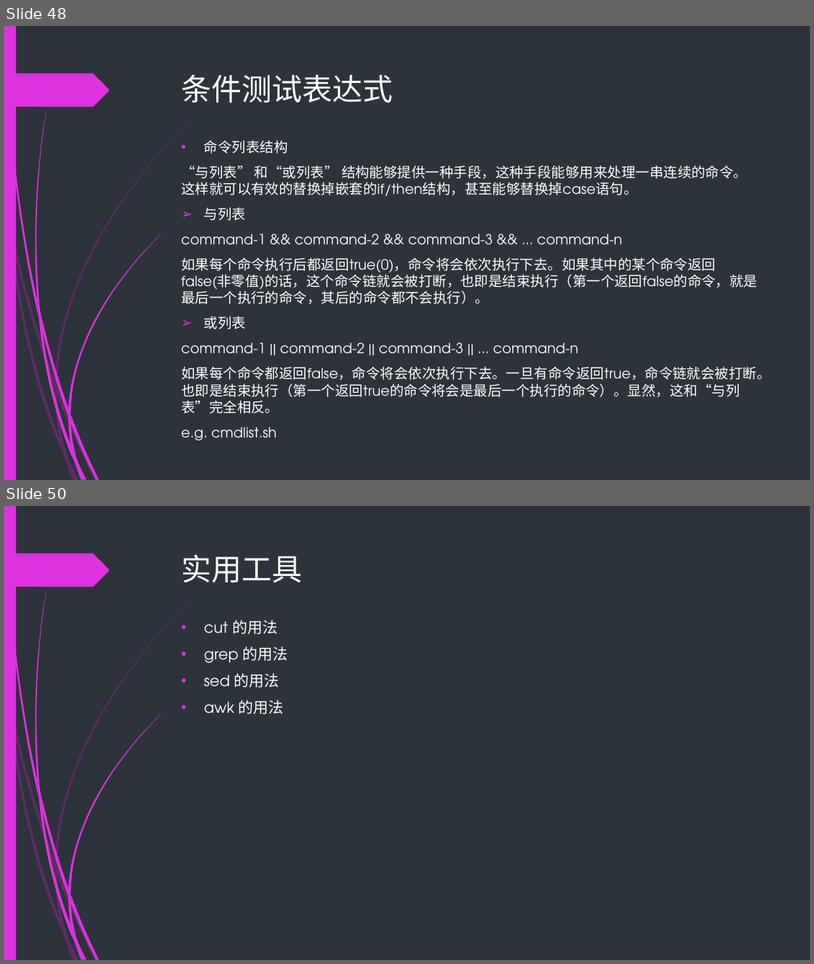
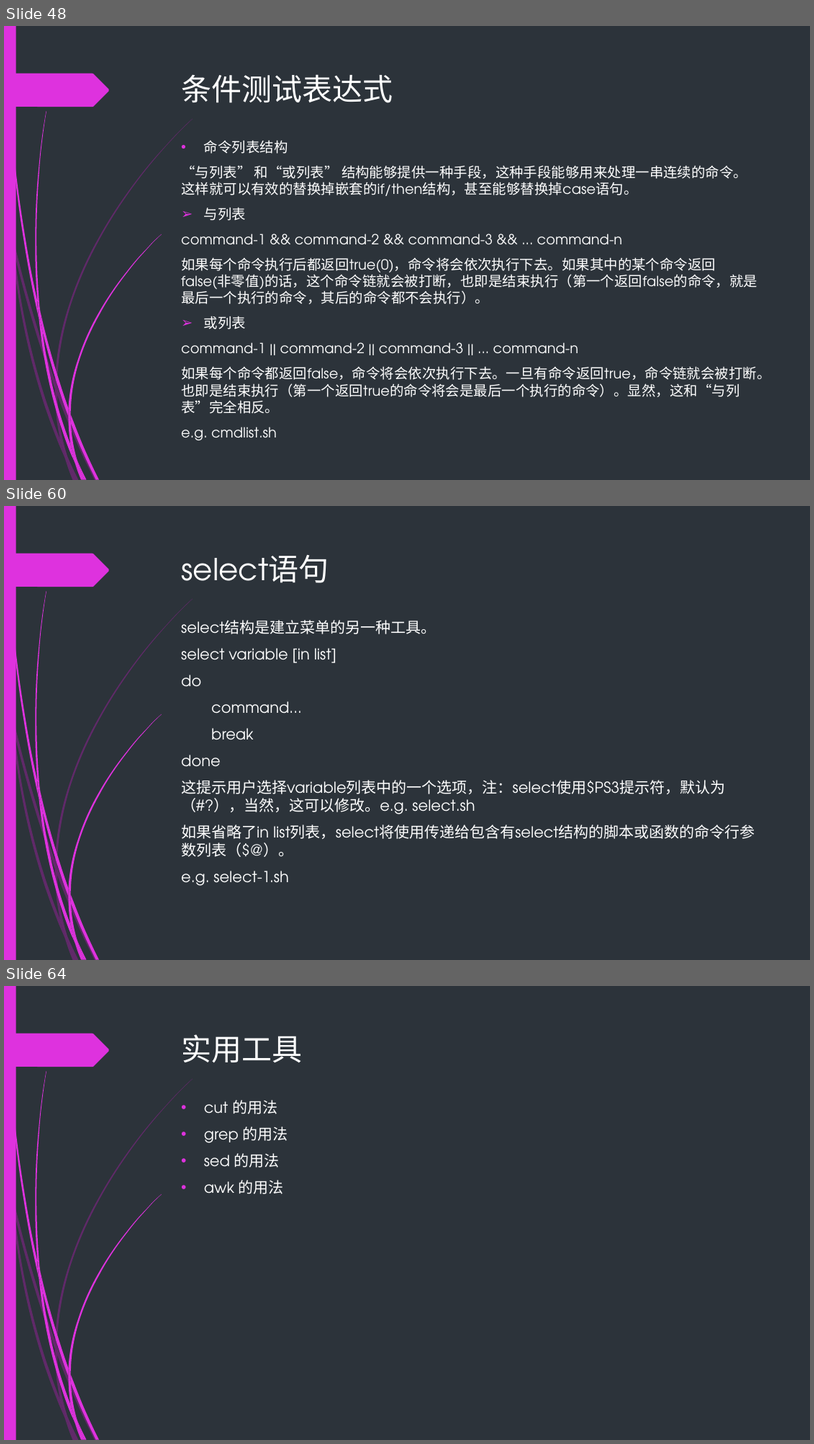
Before and after one commit to backup-ci/abs-train, a slide deck: Bash-scripting-guid.pptx. Shown one above the other, each under a label of ours: slides 48 and 50 before the commit, slides 48, 60 and 64 after it; the slides between them are not shown. The pictures are 814x964 and 814x1444 pixels, drawn with LibreOffice and Linux fonts; fonts in the diff are those of the drawing. Boxes give left, top, right and bottom in pixels: in the first picture for what was removed or moved away, otherwise in the second. Text is boxed around its words. In the diff, an @@ line names an element or a change of style, - is before the commit and + after.

```diff
--- a/Bash-scripting-guid.pptx
+++ b/Bash-scripting-guid.pptx
@@ slide 60 added at (4,506,810,960), background #2C333A; not listed: 24 template elements that a slide beside it also shows @@
@@ title added at (182,555,329,583), 36 pt, text #FFFFFF @@
+select语句
@@ text added at (181,620,756,885), 18 pt, text #FFFFFF @@
+select结构是建立菜单的另一种工具。
+select variable [in list]
+do
+command...
+break
+done
+这提示用户选择variable列表中的一个选项，注：select使用$PS3提示符，默认为（#?），当然，这可以修改。e.g. select.sh
+如果省略了in list列表，select将使用传递给包含有select结构的脚本或函数的命令行参数列表（$@）。
+e.g. select-1.sh
@@ what was slide 50 is now slide 64 @@
```
Also in this commit, not shown: 3 slides changed, 13 other slides added, 24 other files.
